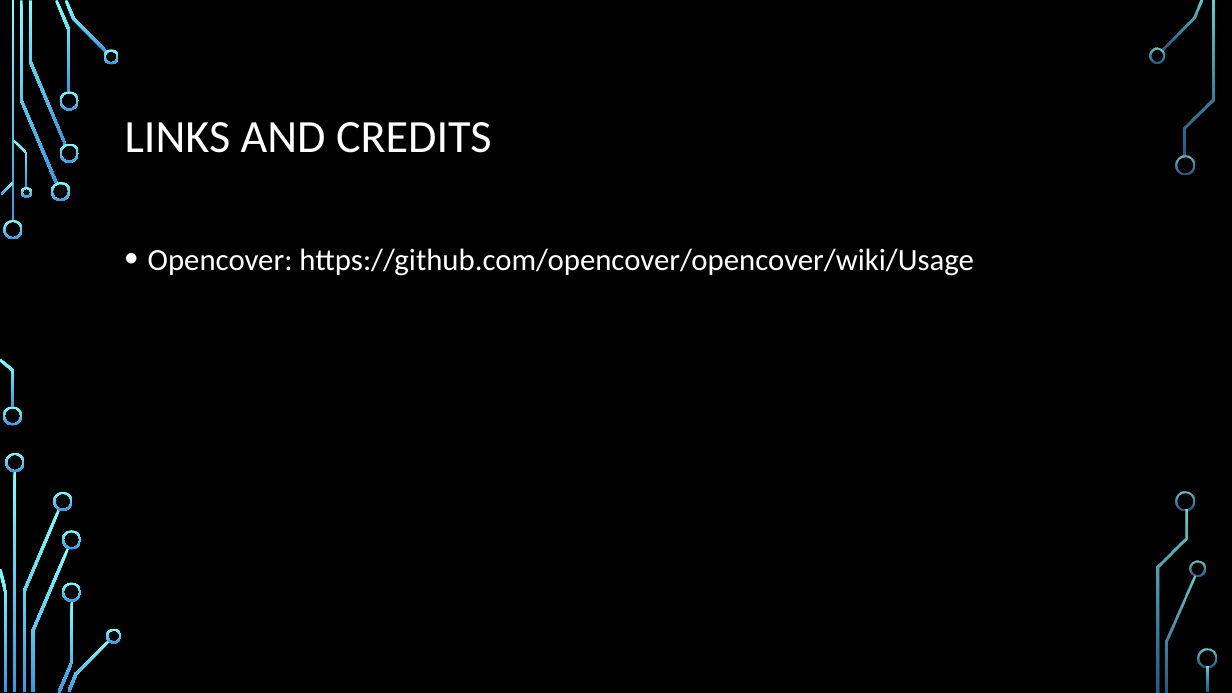
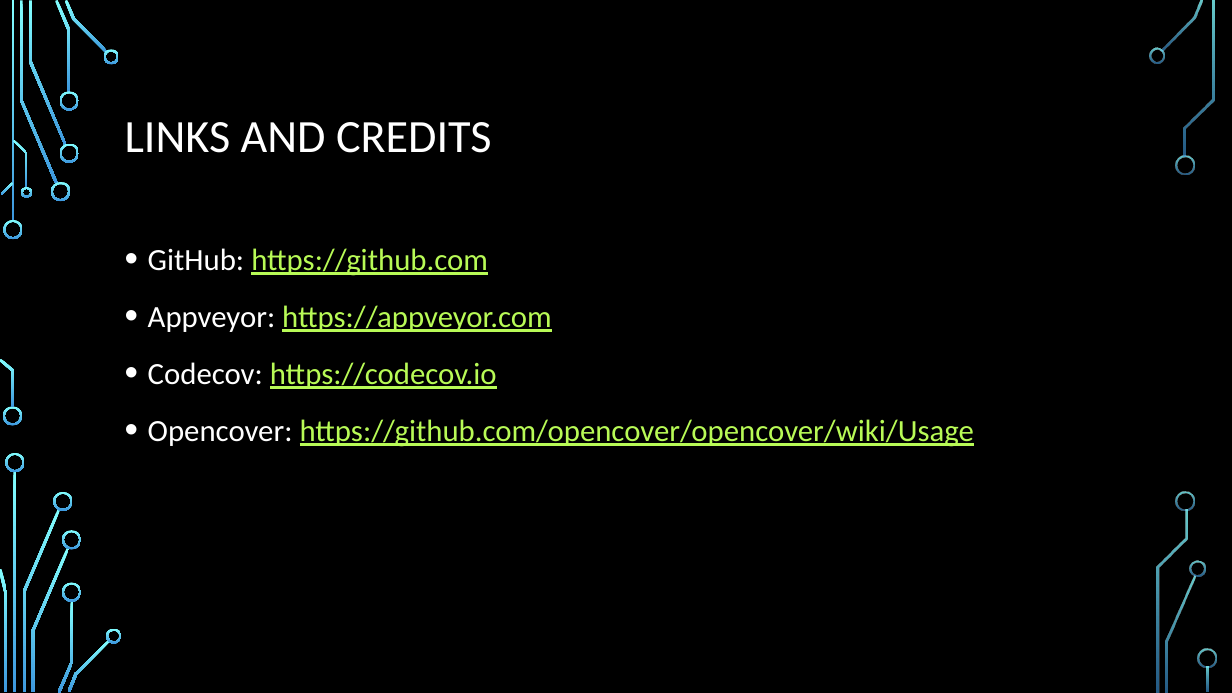
Before and after one commit to CedricAgoda/opensource-ci, a slide deck: slide 39 of Presentation/Full Open-Source CI.pptx (slide 32 before the commit). Drawn at 1232x693 pixels with LibreOffice and Linux fonts; fonts in the diff are those of the drawing; background and template pictures are left out. Boxes give left, top, right and bottom in pixels: in the first picture for what was removed or moved away, otherwise in the second. Text is boxed around its words. In the diff, an @@ line names an element or a change of style, - is before the commit and + after.

```diff
--- a/Presentation/Full Open-Source CI.pptx
+++ b/Presentation/Full Open-Source CI.pptx
@@ text at box(148, 248, 552, 389): paragraphs added @@
+• GitHub: https://github.com
+• Appveyor: https://appveyor.com
+• Codecov: https://codecov.io
@@ text at box(148, 419, 974, 447): text colour #FFFFFF to #B8FA56, underline on in "https://github.com/opencover/opencover/wiki/Usage" @@
```
Also in this commit, not shown: 7 slides added, 5 other files.
